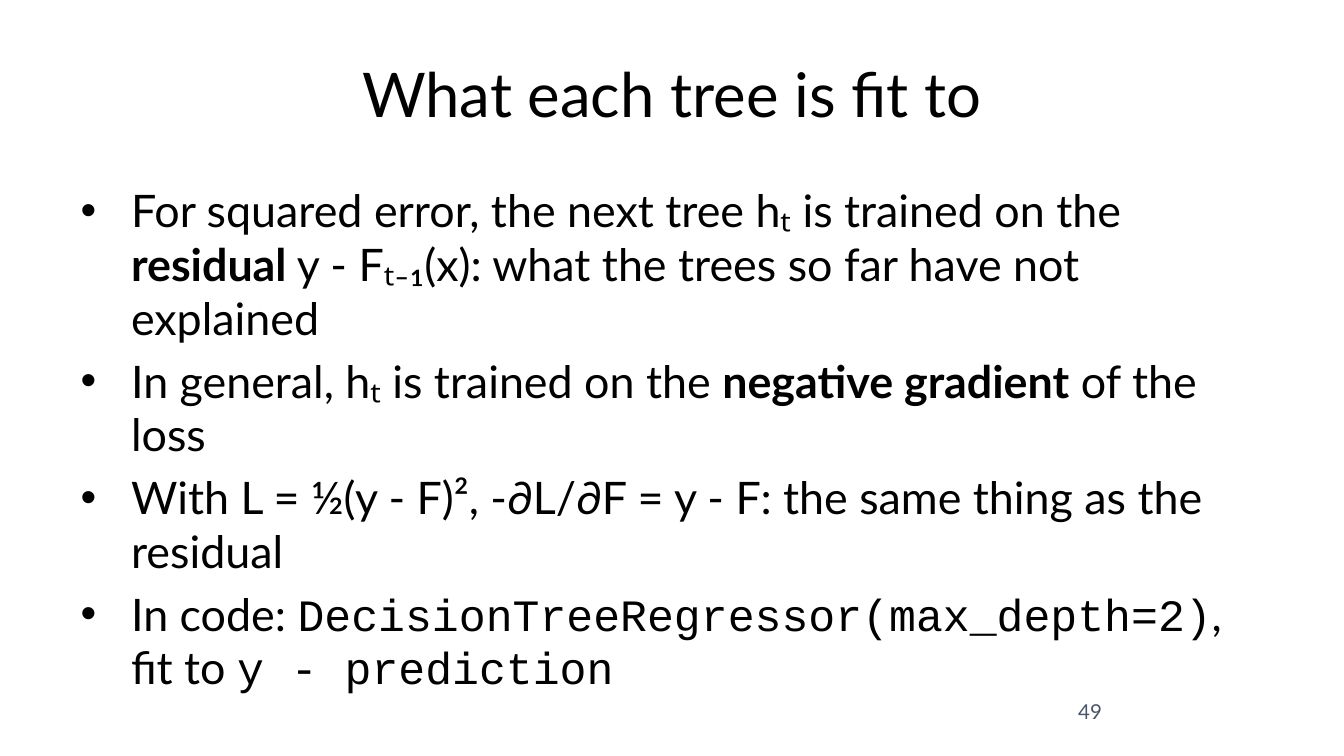
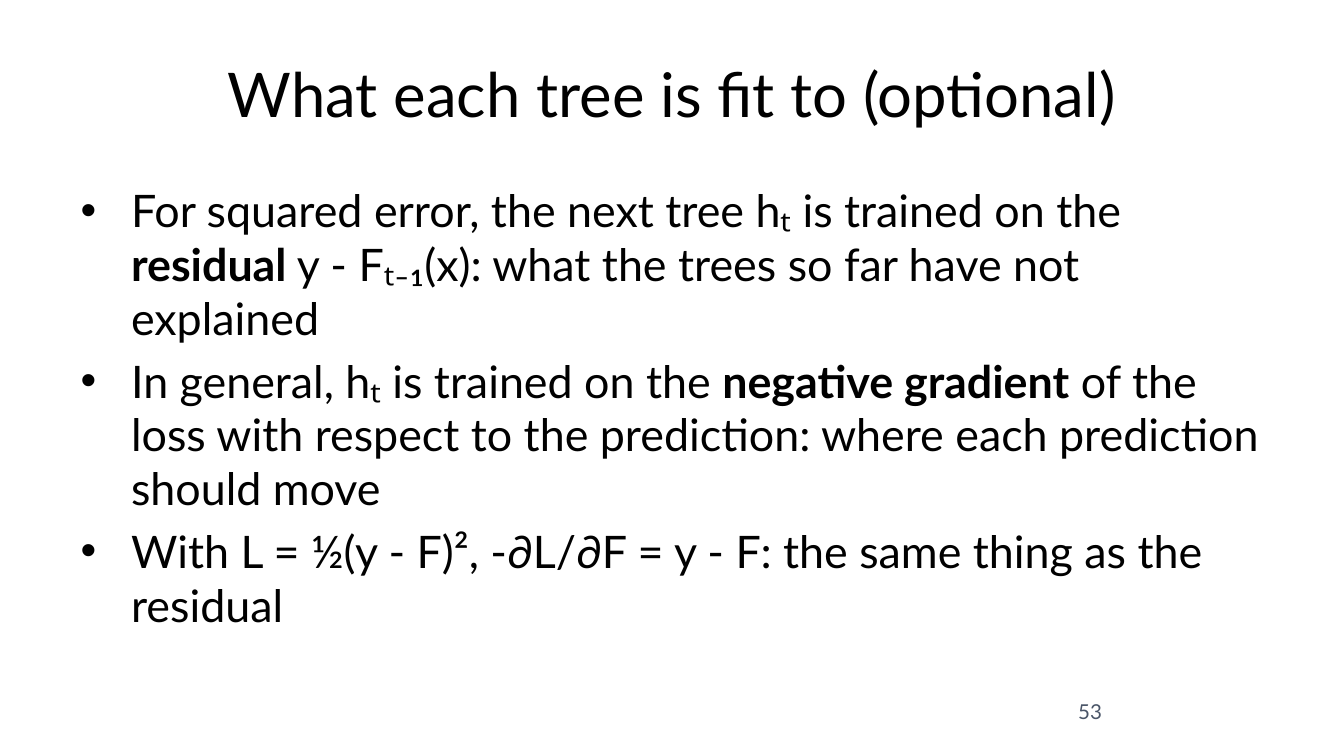
Before and after one commit to fabioantonini/technologies-for-artificial-intelligence, a slide deck: slide 53 of Lessons/07_trees_and_ensembles/Slides/trees_and_ensembles_slides.pptx (slide 49 before the commit). Drawn at 1344x756 pixels with LibreOffice and Linux fonts; fonts in the diff are those of the drawing; background and template pictures are left out. Boxes give left, top, right and bottom in pixels: in the first picture for what was removed or moved away, otherwise in the second. Text is boxed around its words. In the diff, an @@ line names an element or a change of style, - is before the commit and + after.

```diff
--- a/Lessons/07_trees_and_ensembles/Slides/trees_and_ensembles_slides.pptx
+++ b/Lessons/07_trees_and_ensembles/Slides/trees_and_ensembles_slides.pptx
@@ title at (228, 69, 1115, 128): text changed @@
-What each tree is fit to
+What each tree is fit to (optional)
@@ text at (131, 364, 1258, 506): text changed @@
-• In general, hₜ is trained on the negative gradient of the loss
+• In general, hₜ is trained on the negative gradient of the loss with respect to the prediction: where each prediction should move
@@ text at (131, 598, 1222, 694): paragraph removed @@
-• In code: DecisionTreeRegressor(max_depth=2), fit to y - prediction
@@ page number at (1078, 704, 1102, 719): text changed @@
-49
+53
```
Also in this commit, not shown: 24 other slides changed, 4 slides added, 17 other files.
